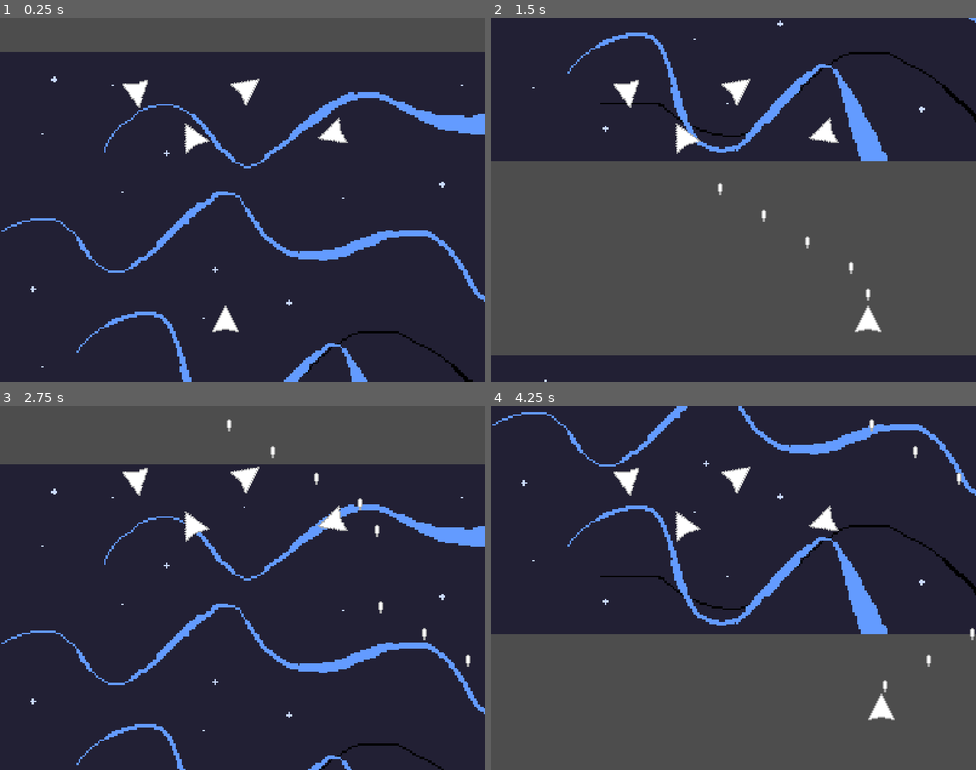
Above: before the commit, frames 1-4 (two rows, left to right).
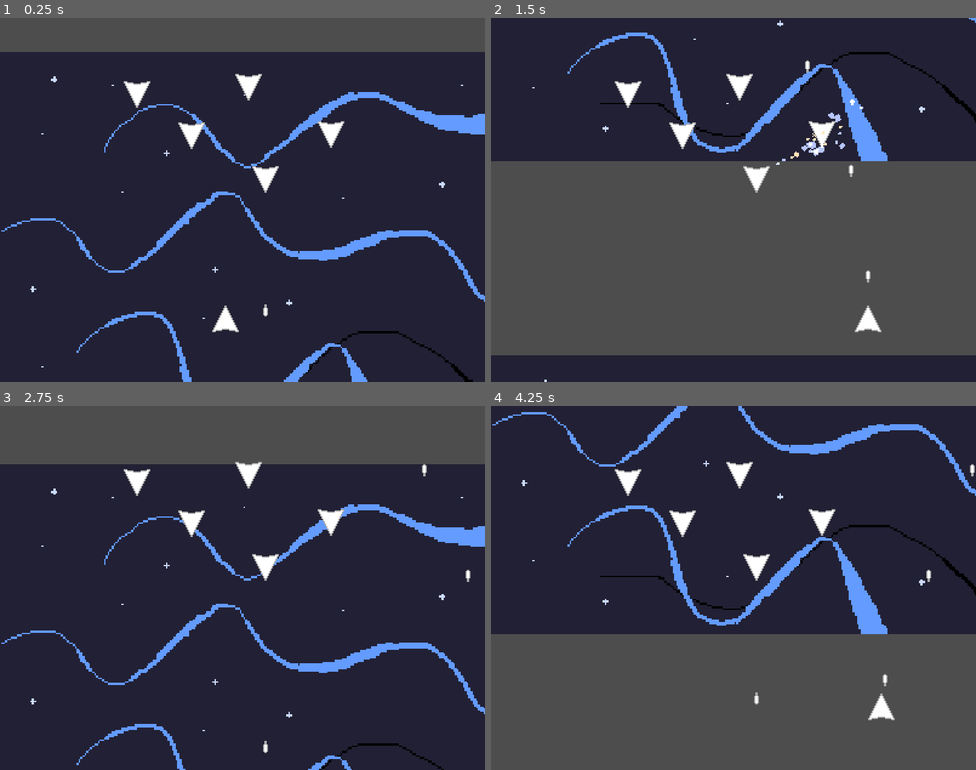
Above: after the commit, the same moments.

Repository: tymbaca/Starship
Game: Godot game, scene res://scenes/Level/Level.tscn
Same seed, same stepped clock (60 frames per second), same inputs: the game is played once before the commit and once after it.
Inputs (mouse positions are in pixels of both pictures, inside the frame that each line leads up to):
- Up to frame 1 (0.25 s): no input
- Up to frame 2 (1.5 s): move the mouse to (840, 181) at 0.52 s; hold D (move_right) 0.53-1.28 s; hold Space (fire) 0.53-1.28 s; move the mouse to (636, 218) at 1.27 s; hold S (move_down) from 1.28 s (still down); tap Space (fire) at 1.35 s
- Up to frame 3 (2.75 s): move the mouse to (291, 507) at 2.02 s; release S (move_down) at 2.03 s; hold D (move_right) from 2.03 s (still down); hold Space (fire) from 2.03 s (still down)
- Up to frame 4 (4.25 s): move the mouse to (709, 660) at 2.77 s; release D (move_right) at 2.78 s; release Space (fire) at 2.78 s; hold W (move_up) 2.78-3.53 s; tap Space (fire) at 2.85 s; move the mouse to (879, 642) at 3.52 s; hold A (move_left) from 3.53 s (still down); hold Space (fire) from 3.53 s (still down)

The runs differ from the first frame. In frame 1, 0.9% of the frame differs, in the area x 25-72%, y 15-82%; in frame 2, 1.3%, in the area x 25-79%, y 11-78%; in frame 3, 1.1%; in frame 4, 1.1%.

Commit message:
Dash

Diff:
--- /dev/null
+++ b/scenes/Army/Army.gd
@@ -0,0 +1,16 @@
+extends Node2D
+
+enum Type {
+	WAVE,
+}
+
+@export var type: Type
+
+# Called when the node enters the scene tree for the first time.
+func _ready() -> void:
+	pass # Replace with function body.
+
+
+# Called every frame. 'delta' is the elapsed time since the previous frame.
+func _process(delta: float) -> void:
+	pass
--- /dev/null
+++ b/scenes/Army/LineArmy.tscn
@@ -0,0 +1,53 @@
+[gd_scene load_steps=5 format=3 uid="uid://b2qnxh7da2fpl"]
+
+[ext_resource type="Script" path="res://scenes/Army/Army.gd" id="1_85s1a"]
+[ext_resource type="Script" path="res://scenes/Army/Path2D.gd" id="2_bvy20"]
+[ext_resource type="PackedScene" uid="uid://dypxuvx1yymio" path="res://scenes/Enemy/Enemy.tscn" id="3_y6k08"]
+
+[sub_resource type="Curve2D" id="Curve2D_j4q0b"]
+_data = {
+"points": PackedVector2Array(0, 0, 0, 0, 8, 15, 0, 0, 0, 0, 376, 17)
+}
+point_count = 2
+
+[node name="LineArmy" type="Node2D"]
+script = ExtResource("1_85s1a")
+
+[node name="Path2D" type="Path2D" parent="."]
+position = Vector2(10, 1)
+rotation = 0.00163029
+curve = SubResource("Curve2D_j4q0b")
+script = ExtResource("2_bvy20")
+
+[node name="PathFollow2D" type="PathFollow2D" parent="Path2D"]
+position = Vector2(8, 15)
+rotation = 0.00543473
+
+[node name="Enemy" parent="Path2D/PathFollow2D" instance=ExtResource("3_y6k08")]
+rotation = 1.57079
+
+[node name="Path2D2" type="Path2D" parent="."]
+position = Vector2(10, 42)
+curve = SubResource("Curve2D_j4q0b")
+script = ExtResource("2_bvy20")
+number = 1
+
+[node name="PathFollow2D" type="PathFollow2D" parent="Path2D2"]
+position = Vector2(8, 15)
+rotation = 0.00543473
+
+[node name="Enemy" parent="Path2D2/PathFollow2D" instance=ExtResource("3_y6k08")]
+rotation = 1.57079
+
+[node name="Path2D3" type="Path2D" parent="."]
+position = Vector2(10, 87)
+curve = SubResource("Curve2D_j4q0b")
+script = ExtResource("2_bvy20")
+number = 2
+
+[node name="PathFollow2D" type="PathFollow2D" parent="Path2D3"]
+position = Vector2(8, 15)
+rotation = 0.00543473
+
+[node name="Enemy" parent="Path2D3/PathFollow2D" instance=ExtResource("3_y6k08")]
+rotation = 1.57079
--- /dev/null
+++ b/scenes/Army/Path2D.gd
@@ -0,0 +1,13 @@
+extends Path2D
+
+@export var number: int
+
+
+# Called when the node enters the scene tree for the first time.
+func _ready() -> void:
+	pass # Replace with function body.
+
+
+# Called every frame. 'delta' is the elapsed time since the previous frame.
+func _process(delta: float) -> void:
+	pass
--- a/scenes/Bullet/Bullet.gd
+++ b/scenes/Bullet/Bullet.gd
@@ -2,35 +2,42 @@
 
 var Team = load("res://Team.gd")
 
-@export var effect_scene: PackedScene
+@export var hit_effect_scene: PackedScene
 
-@export var speed = 100
+@export var speed = 400
 @export var damage = 1
-@onready var colision = $CollisionShape2D
+@export var lifetime: float = 5
 
-@onready var world = get_parent().get_parent()
+@onready var timer = get_tree().create_timer(lifetime)
+
+func _ready():
+	timer.connect("timeout", queue_free)
+	set_as_top_level(true)
 
 func _process(delta):
-
-
 	var collision: KinematicCollision2D = move_and_collide(Vector2.UP.rotated(global_rotation) * speed * delta)
 	if not collision == null:
+		hit(collision)
 		queue_free()
-		emit_hit_effect(collision)
-		var hitted_ship: CharacterBody2D = collision.collider
-		hitted_ship.health -= damage
 
+func hit(collision: KinematicCollision2D) -> void:
+	emit_hit_effect(collision)
+	do_damage(collision.get_collider())
 
 func emit_hit_effect(collision: KinematicCollision2D):
-	var effect: Node2D = effect_scene.instantiate()
+	var effect: Node2D = hit_effect_scene.instantiate()
 	var global_rotation_vector: Vector2 = Vector2.RIGHT.rotated(global_rotation)
 	effect.global_position = global_position
-	effect.global_rotation = get_reflect_vector(global_rotation_vector, collision.normal).angle() + PI/2
-	world.add_child(effect)
-	print(rad_to_deg(effect.global_rotation), " / ", effect.global_rotation_degrees, " / ", effect.global_rotation)
+	effect.global_rotation = get_reflect_vector(global_rotation_vector, collision.get_normal()).angle() + PI/2
+	Level.node.add_child(effect)
+#	print(rad_to_deg(effect.global_rotation), " / ", effect.global_rotation_degrees, " / ", effect.global_rotation)
 
 func get_reflect_vector(initial: Vector2, normal: Vector2):
 	normal = normal.normalized()
 	var dot_product = (initial.x * normal.x) + (initial.y * normal.y)
 	var result = initial - 2 * dot_product * normal
 	return result
+
+func do_damage(collider: Object):
+	if collider is Ship:
+		collider.health -= damage
--- a/scenes/Bullet/Bullet.tscn
+++ b/scenes/Bullet/Bullet.tscn
@@ -1,55 +1,15 @@
 [gd_scene load_steps=5 format=3 uid="uid://ryxih3n45dht"]
 
 [ext_resource type="PackedScene" uid="uid://ohoo7bijbp2j" path="res://scenes/Effect/HitEffect.tscn" id="1_lv2q7"]
+[ext_resource type="Script" path="res://scenes/Bullet/Bullet.gd" id="1_t8trk"]
 [ext_resource type="Texture2D" uid="uid://cif3qgjqykfee" path="res://images/Bullet.png" id="2_b5l5c"]
-
-[sub_resource type="GDScript" id="GDScript_lbfq4"]
-script/source = "class_name Bullet
-extends CharacterBody2D
-
-
-@export var hit_effect_scene: PackedScene
-
-@export var speed = 100
-@export var damage = 1
-#@onready var collision_shape = $CollisionShape2D
-
-func _ready():
-	set_as_top_level(true)
-
-func _process(delta):
-	var collision: KinematicCollision2D = move_and_collide(Vector2.UP.rotated(global_rotation) * speed * delta)
-	if not collision == null:
-		emit_hit_effect(collision)
-		do_damage(collision)
-		queue_free()
-
-
-func emit_hit_effect(collision: KinematicCollision2D):
-	var effect: Effect = hit_effect_scene.instantiate()
-	var global_rotation_vector: Vector2 = Vector2.RIGHT.rotated(global_rotation)
-	effect.global_position = global_position
-	effect.global_rotation = get_reflect_vector(global_rotation_vector, collision.get_normal()).angle() + PI/2
-	Level.node.add_child(effect)
-	print(rad_to_deg(effect.global_rotation), \" / \", effect.global_rotation_degrees, \" / \", effect.global_rotation)
-
-func get_reflect_vector(initial: Vector2, normal: Vector2):
-	normal = normal.normalized()
-	var dot_product = (initial.x * normal.x) + (initial.y * normal.y)
-	var result = initial - 2 * dot_product * normal
-	return result
-
-func do_damage(collision: KinematicCollision2D):
-	var hitted_ship: CharacterBody2D = collision.get_collider()
-	hitted_ship.health -= damage
-"
 
 [sub_resource type="CapsuleShape2D" id="1"]
 radius = 0.0
 height = 0.0
 
 [node name="Bullet" type="CharacterBody2D"]
-script = SubResource("GDScript_lbfq4")
+script = ExtResource("1_t8trk")
 hit_effect_scene = ExtResource("1_lv2q7")
 
 [node name="Sprite2D" type="Sprite2D" parent="."]
--- /dev/null
+++ b/scenes/Effect/dash_effect.gd
@@ -0,0 +1,13 @@
+extends GPUParticles2D
+
+
+# Called when the node enters the scene tree for the first time.
+func _ready() -> void:
+	emitting = true
+#	set_as_top_level(true)
+	pass # Replace with function body.
+
+
+# Called every frame. 'delta' is the elapsed time since the previous frame.
+func _process(delta: float) -> void:
+	pass
--- /dev/null
+++ b/scenes/Effect/dash_effect.tscn
@@ -0,0 +1,25 @@
+[gd_scene load_steps=3 format=3 uid="uid://oytg3khefi57"]
+
+[ext_resource type="Script" path="res://scenes/Effect/dash_effect.gd" id="1_c2qg7"]
+
+[sub_resource type="ParticleProcessMaterial" id="ParticleProcessMaterial_ffcpl"]
+emission_shape = 2
+emission_sphere_radius = 10.0
+particle_flag_align_y = true
+particle_flag_disable_z = true
+direction = Vector3(-1, 0, 0)
+spread = 8.16
+gravity = Vector3(0, 0, 0)
+initial_velocity_min = 97.67
+initial_velocity_max = 227.15
+orbit_velocity_min = 0.0
+orbit_velocity_max = 0.0
+
+[node name="DashEffect" type="GPUParticles2D"]
+emitting = false
+amount = 1
+process_material = SubResource("ParticleProcessMaterial_ffcpl")
+lifetime = 0.6
+one_shot = true
+explosiveness = 0.66
+script = ExtResource("1_c2qg7")
--- a/scenes/Enemy/Enemy.gd
+++ b/scenes/Enemy/Enemy.gd
@@ -1,43 +1,8 @@
-extends Node2D
+class_name Enemy
+extends Ship
 
-@export var speed = 50
+@onready var weapon: Weapon = $Weapon
 
-var is_reached
-
-# Declare member variables here. Examples:
-# var a = 2
-# var b = "text"
-
-
-
-# Called when the node enters the scene tree for the first time.
-func _ready():
-	is_reached = false
-	$Mover.speed = speed
-	pass # Replace with function body.
-
-
-func _process(delta):
-	if not is_reached:
-		$Mover.move_up()
-# Called every frame. 'delta' is the elapsed time since the previous frame.
-#func _process(delta):
-#	pass
-
-
-func _on_BulletDetector_body_entered(body):
-	die()
-
-func die():
-	queue_free()
-
-
-func _on_Timer_timeout():
-	$BulletSpawner.fire()
-	print("fireing")
-
-
-func _on_BulletDetector_area_entered(area):
-	if area.name == "EnemyMoveLimit":
-		is_reached = true
-	pass # Replace with function body.
+func _process(delta: float) -> void:
+	super._process(delta)
+	weapon.fire()
--- a/scenes/Enemy/Enemy.tscn
+++ b/scenes/Enemy/Enemy.tscn
@@ -1,34 +1,11 @@
-[gd_scene load_steps=6 format=3]
+[gd_scene load_steps=3 format=3 uid="uid://dypxuvx1yymio"]
 
-[ext_resource type="Texture2D" uid="uid://ds7jdxfiq3mm5" path="res://images/Enemy.png" id="1"]
+[ext_resource type="PackedScene" uid="uid://bws8kxr5je7nf" path="res://scenes/Ship/Ship.tscn" id="1_pusbh"]
 [ext_resource type="Script" path="res://scenes/Enemy/Enemy.gd" id="2"]
-[ext_resource type="Script" path="res://scenes/Ship/BulletSpawner.gd" id="3"]
-[ext_resource type="PackedScene" uid="uid://ryxih3n45dht" path="res://scenes/Bullet/Bullet.tscn" id="4"]
-[ext_resource type="Script" path="res://scenes/Ship/Mover.gd" id="5"]
 
-[node name="Enemy" type="Node2D"]
-script = ExtResource( 2 )
+[node name="Enemy" instance=ExtResource("1_pusbh")]
+script = ExtResource("2")
+health = 3
 
-[node name="Enemy" type="Sprite2D" parent="."]
-texture = ExtResource( 1 )
-
-[node name="BulletDetector" type="Area2D" parent="."]
-
-[node name="CollisionPolygon2D" type="CollisionPolygon2D" parent="BulletDetector"]
-polygon = PackedVector2Array( 0, -10, 10, 10, 0, 10, -10, 10 )
-
-[node name="BulletSpawner" type="Node2D" parent="."]
-position = Vector2( 0, -16 )
-script = ExtResource( 3 )
-bullet_scene = ExtResource( 4 )
-
-[node name="ReloadTimer" type="Timer" parent="BulletSpawner"]
-wait_time = 0.825
-autostart = true
-
-[node name="Mover" type="Node2D" parent="."]
-script = ExtResource( 5 )
-
-[connection signal="area_entered" from="BulletDetector" to="." method="_on_BulletDetector_area_entered"]
-[connection signal="body_entered" from="BulletDetector" to="." method="_on_BulletDetector_body_entered"]
-[connection signal="timeout" from="BulletSpawner/ReloadTimer" to="." method="_on_Timer_timeout"]
+[node name="Weapon" parent="." index="3"]
+reloading_speed = 0.8
--- a/scenes/Level/Level.tscn
+++ b/scenes/Level/Level.tscn
@@ -1,9 +1,10 @@
-[gd_scene load_steps=7 format=3 uid="uid://ctd8spq2mo1d5"]
+[gd_scene load_steps=8 format=3 uid="uid://ctd8spq2mo1d5"]
 
 [ext_resource type="Script" path="res://scenes/Level/Level.gd" id="1_e83f4"]
 [ext_resource type="PackedScene" uid="uid://gsbj45asrm3d" path="res://scenes/Background/background.tscn" id="2_gqkdp"]
-[ext_resource type="PackedScene" uid="uid://6b4t2tn2auii" path="res://scenes/Ship/Ship.tscn" id="3"]
+[ext_resource type="PackedScene" uid="uid://bws8kxr5je7nf" path="res://scenes/Ship/Ship.tscn" id="3"]
 [ext_resource type="PackedScene" uid="uid://dhgvy0gslmkki" path="res://scenes/Player/player.tscn" id="4_m28ui"]
+[ext_resource type="PackedScene" uid="uid://dypxuvx1yymio" path="res://scenes/Enemy/Enemy.tscn" id="5_scl8g"]
 
 [sub_resource type="Curve2D" id="1"]
 _data = {
@@ -38,20 +39,24 @@
 
 [node name="Ship" parent="." instance=ExtResource("3")]
 position = Vector2(113, 63)
-rotation = 1.41333
+rotation = 1.57079
 
 [node name="Ship2" parent="." instance=ExtResource("3")]
 position = Vector2(205, 57)
-rotation = -0.629859
+rotation = 1.57079
 
 [node name="Ship3" parent="." instance=ExtResource("3")]
 position = Vector2(158, 97)
-rotation = -2.04319
+rotation = -4.7094
 
 [node name="Ship4" parent="." instance=ExtResource("3")]
 position = Vector2(273, 96)
-rotation = 2.82666
+rotation = 1.57079
 
 [node name="Player" parent="." instance=ExtResource("4_m28ui")]
 position = Vector2(186, 248)
 rotation = -1.57079
+
+[node name="Enemy" parent="." instance=ExtResource("5_scl8g")]
+position = Vector2(219, 133)
+rotation = 1.57079
--- a/scenes/Player/PlayerController.gd
+++ b/scenes/Player/PlayerController.gd
@@ -9,13 +9,14 @@
 @export var is_verbose: bool = false
 
 var screen_size = Vector2.ZERO
-@onready var mover: Node2D = $"../Mover"
-@onready var bullet_spawner: Node2D = $"../BulletSpawner"
-@onready var parent: CharacterBody2D = get_parent()
+@onready var mover: Mover = $"../Mover"
+@onready var weapon: Weapon = $"../Weapon"
+@onready var parent: Ship = get_parent()
 
 # Called when the node enters the scene tree for the first time.
 func _ready():
 	screen_size = get_viewport_rect().size
+
 
 	# Configuring childs
 	# $Mover.turn_speed = turn_speed
@@ -30,9 +31,16 @@
 	if Input.is_action_pressed("move_right"):
 		mover.move_right()
 
+	if Input.is_action_pressed("dash"):
+		mover.dash()
+	# if Input.is_action_pressed("dash_left"):
+	# 	mover.dash_left()
+	# elif Input.is_action_pressed("dash_right"):
+	# 	mover.dash_right()
+
 
 	if Input.is_action_pressed("fire"):
-		bullet_spawner.fire()
+		weapon.fire()
 
 #	if Input.is_action_pressed("move_up"):
 #		mover.move_up()
--- a/scenes/Player/player.tscn
+++ b/scenes/Player/player.tscn
@@ -1,15 +1,12 @@
 [gd_scene load_steps=4 format=3 uid="uid://dhgvy0gslmkki"]
 
-[ext_resource type="PackedScene" uid="uid://6b4t2tn2auii" path="res://scenes/Ship/Ship.tscn" id="1_4x4ws"]
+[ext_resource type="PackedScene" uid="uid://bws8kxr5je7nf" path="res://scenes/Ship/Ship.tscn" id="1_4x4ws"]
 [ext_resource type="Script" path="res://scenes/Player/Player.gd" id="2_narxj"]
 [ext_resource type="Script" path="res://scenes/Player/PlayerController.gd" id="3_878r7"]
 
 [node name="Player" instance=ExtResource("1_4x4ws")]
 script = ExtResource("2_narxj")
-health = 3
-
-[node name="Mover" parent="." index="2"]
-speed = 10000
+health = 5
 
 [node name="PlayerController" type="Node2D" parent="." index="5"]
 script = ExtResource("3_878r7")
--- a/scenes/Ship/Mover.gd
+++ b/scenes/Ship/Mover.gd
@@ -1,16 +1,25 @@
+class_name Mover
 extends Node2D
 
-@export var speed = 5000
+@export var default_speed: float = 10000
+@export var dash_multiplier: float = 2
 @export var turn_speed = 2
+@export var dash_time: float = 1
+@export var cooldown_time: float = 1
+@export var dash_effect_scene: PackedScene
 
 var ship: CharacterBody2D
+var speed: float
 var direction: Vector2 = Vector2.ZERO
 var turn_direction: float = 0
+var dashing: bool = false
+var cooldown: bool = false
 
 
 
 func _ready():
-	ship= get_parent()
+	ship = get_parent()
+	speed = default_speed
 
 func _process(delta):
 	# Move
@@ -47,3 +56,32 @@
 
 func turn_right() -> void:
 	turn_direction += 1
+
+func dash_left() -> void:
+	dash()
+
+func dash_right() -> void:
+	dash()
+
+func dash() -> void:
+	if not cooldown and ship.velocity != Vector2.ZERO:
+		dashing = true
+		speed = default_speed * dash_multiplier
+		emit_dash_effect()
+
+		var timer = get_tree().create_timer(dash_time)
+		timer.timeout.connect(func():
+			speed = default_speed
+			dashing = false
+			cooldown = true
+			var cooldown_timer = get_tree().create_timer(cooldown_time)
+			cooldown_timer.timeout.connect(func():
+				cooldown = false
+			)
+		)
+
+
+func emit_dash_effect():
+	var effect = dash_effect_scene.instantiate()
+	add_child(effect)
+	effect.rotation = direction.angle() + PI/2
--- a/scenes/Ship/Ship.gd
+++ b/scenes/Ship/Ship.gd
@@ -5,7 +5,8 @@
 @export var health: int = 3
 @export var destroy_effect_scene: PackedScene
 
-@onready var world = get_parent()
+@onready var world = Level.node
+# @onready var weapon = $BulletSpawner
 
 # Called when the node enters the scene tree for the first time.
 func _ready():
--- a/scenes/Ship/Ship.tscn
+++ b/scenes/Ship/Ship.tscn
@@ -1,10 +1,11 @@
-[gd_scene load_steps=8 format=3 uid="uid://6b4t2tn2auii"]
+[gd_scene load_steps=9 format=3 uid="uid://bws8kxr5je7nf"]
 
 [ext_resource type="Texture2D" uid="uid://bl7sligpyilvq" path="res://images/Ship.png" id="1"]
 [ext_resource type="Script" path="res://scenes/Ship/Mover.gd" id="2"]
-[ext_resource type="Script" path="res://scenes/Ship/BulletSpawner.gd" id="3"]
 [ext_resource type="PackedScene" uid="uid://ryxih3n45dht" path="res://scenes/Bullet/Bullet.tscn" id="4"]
 [ext_resource type="Script" path="res://scenes/Ship/Ship.gd" id="5"]
+[ext_resource type="PackedScene" uid="uid://oytg3khefi57" path="res://scenes/Effect/dash_effect.tscn" id="5_kpcq0"]
+[ext_resource type="Script" path="res://scenes/Ship/Weapon.gd" id="5_u5ule"]
 [ext_resource type="PackedScene" path="res://scenes/Effect/DestroyEffect.tscn" id="6"]
 
 [sub_resource type="CanvasItemMaterial" id="1"]
@@ -25,12 +26,13 @@
 
 [node name="Mover" type="Node2D" parent="."]
 script = ExtResource("2")
-speed = 4000
+dash_time = 0.6
+dash_effect_scene = ExtResource("5_kpcq0")
 
-[node name="BulletSpawner" type="Node2D" parent="."]
+[node name="Weapon" type="Node2D" parent="."]
 position = Vector2(15, 0)
 rotation = 1.57079
-script = ExtResource("3")
+script = ExtResource("5_u5ule")
 bullet_scene = ExtResource("4")
 reloading_speed = 0.2
 
--- a/scenes/Ship/BulletSpawner.gd
+++ b/scenes/Ship/Weapon.gd
@@ -1,3 +1,4 @@
+class_name Weapon
 extends Node2D
 
 @export var bullet_scene: PackedScene
Binary file added: scenes/Effect/dash.png
Not shown, added: scenes/Effect/dash.png.import
Binary file added: scenes/Effect/dash — копия.png
Not shown, added: scenes/Effect/dash — копия.png.import
